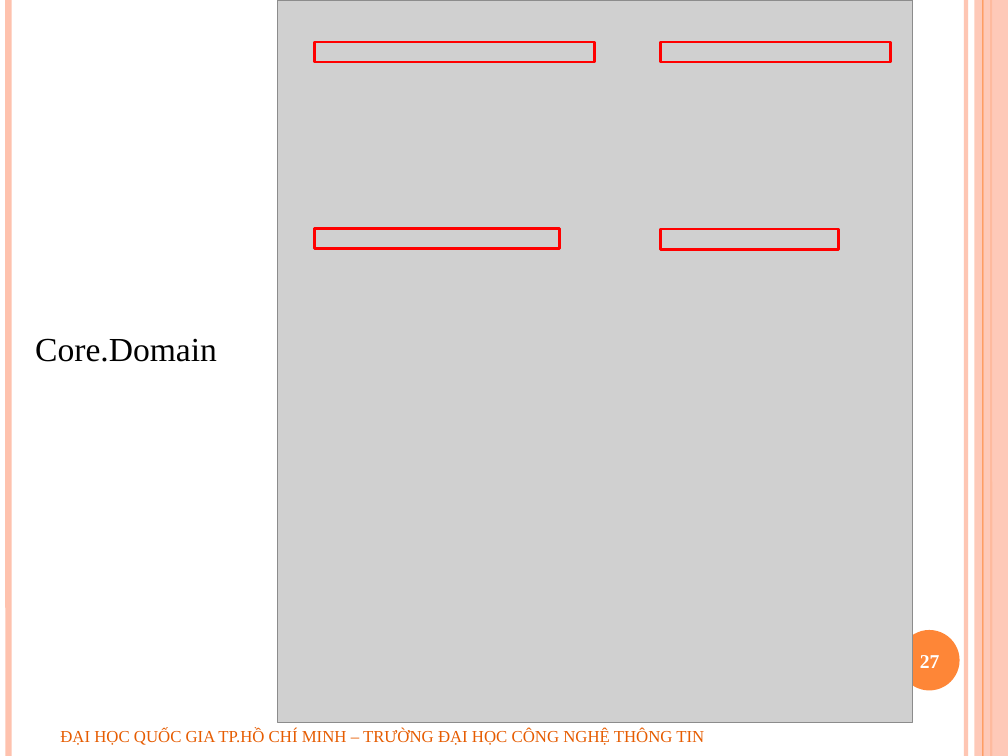
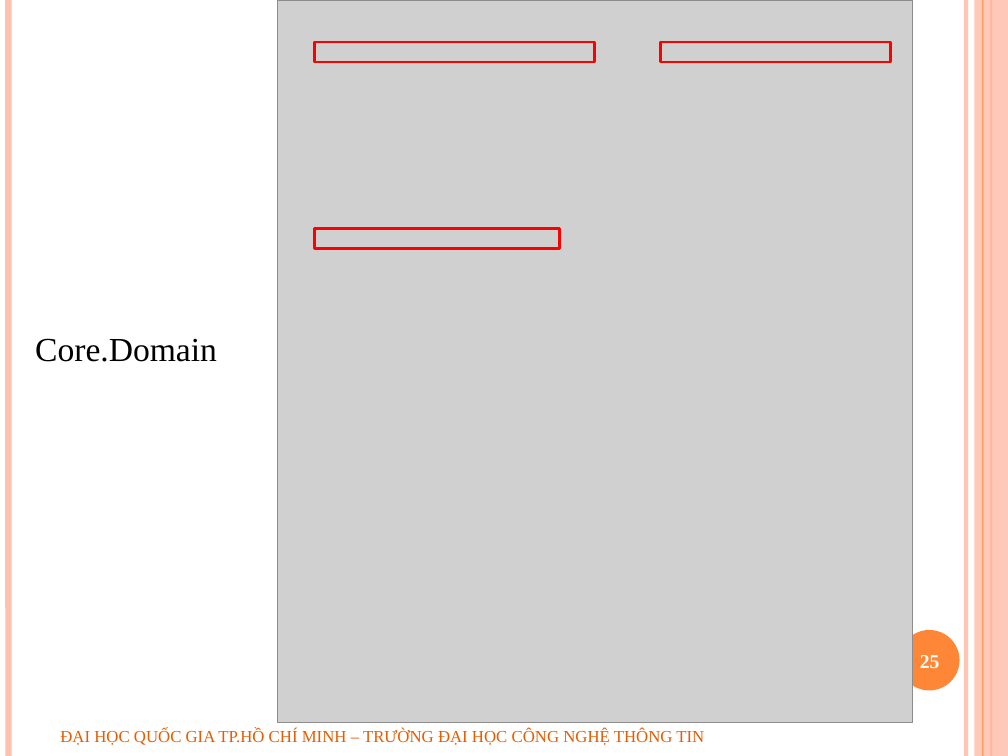
Before and after one commit to geovip/nosqlravendbuit, a slide deck: slide 25 of Document/slide bao cao.pptx (slide 27 before the commit). Drawn at 1008x756 pixels with LibreOffice and Linux fonts; fonts in the diff are those of the drawing; grey boxes stand for pictures; background and template pictures are left out. Boxes give left, top, right and bottom in pixels: in the first picture for what was removed or moved away, otherwise in the second. Text is boxed around its words. In the diff, an @@ line names an element or a change of style, - is before the commit and + after.

```diff
--- a/Document/slide bao cao.pptx
+++ b/Document/slide bao cao.pptx
@@ rectangle removed at bbox=[661, 229, 839, 249] @@
@@ page number at bbox=[920, 655, 940, 668]: text changed @@
-27
+25
```
Also in this commit, not shown: 3 other slides changed, 2 slides removed, 18 other files.
